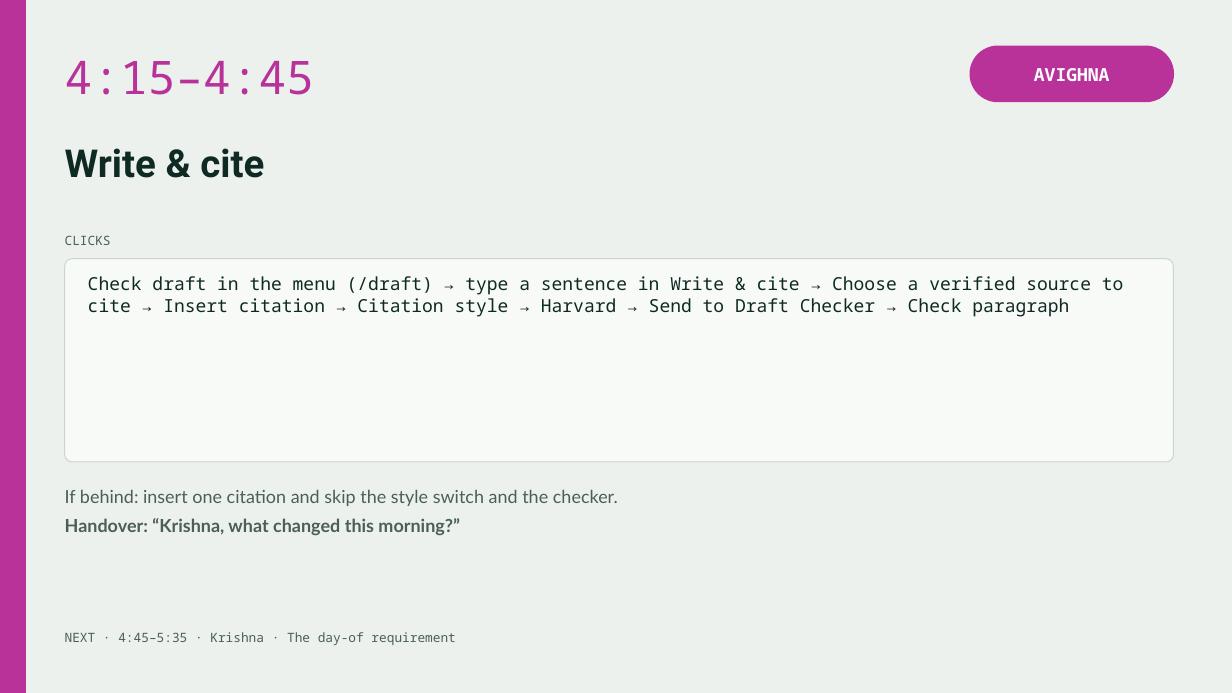
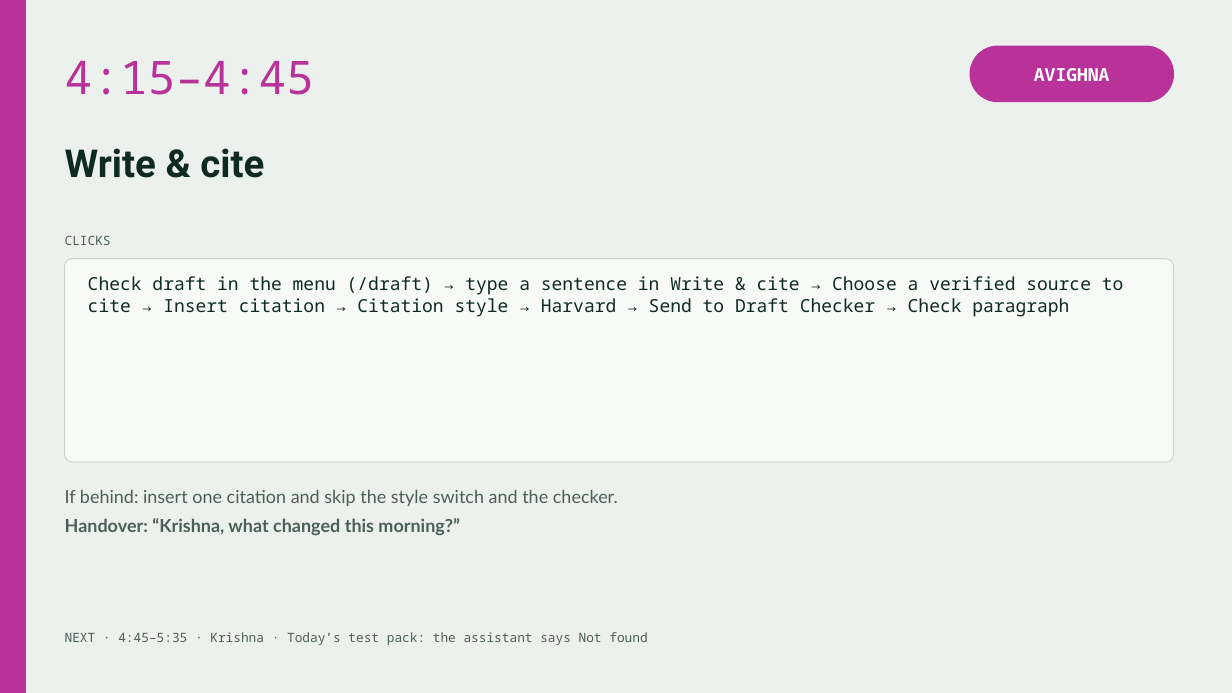
Before and after one commit to krish2105/veracite, a slide deck: slide 6 of submissions/phase2/Team7_Demo_Presenter.pptx. Drawn at 1232x693 pixels with LibreOffice and Linux fonts; fonts in the diff are those of the drawing. Boxes give left, top, right and bottom in pixels: in the first picture for what was removed or moved away, otherwise in the second. Text is boxed around its words. In the diff, an @@ line names an element or a change of style, - is before the commit and + after.

Commit message:
K61: Phase 2 documents: script, demo inputs with the test pack, prompt log for the form

```diff
--- a/submissions/phase2/Team7_Demo_Presenter.pptx
+++ b/submissions/phase2/Team7_Demo_Presenter.pptx
@@ text at (65, 632, 647, 645): text changed @@
-NEXT · 4:45–5:35 · Krishna · The day-of requirement
+NEXT · 4:45–5:35 · Krishna · Today’s test pack: the assistant says Not found
```
Also in this commit, not shown: 4 other slides changed, 11 other files.
